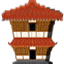
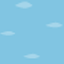
The second 64 × 64 image is a revision of the first. Changes to its layers:
removed layer "Layer 4" over [0, 0, 64, 64]
added layer "Layer 15" above "Layer 18" over [0, 0, 64, 64]
